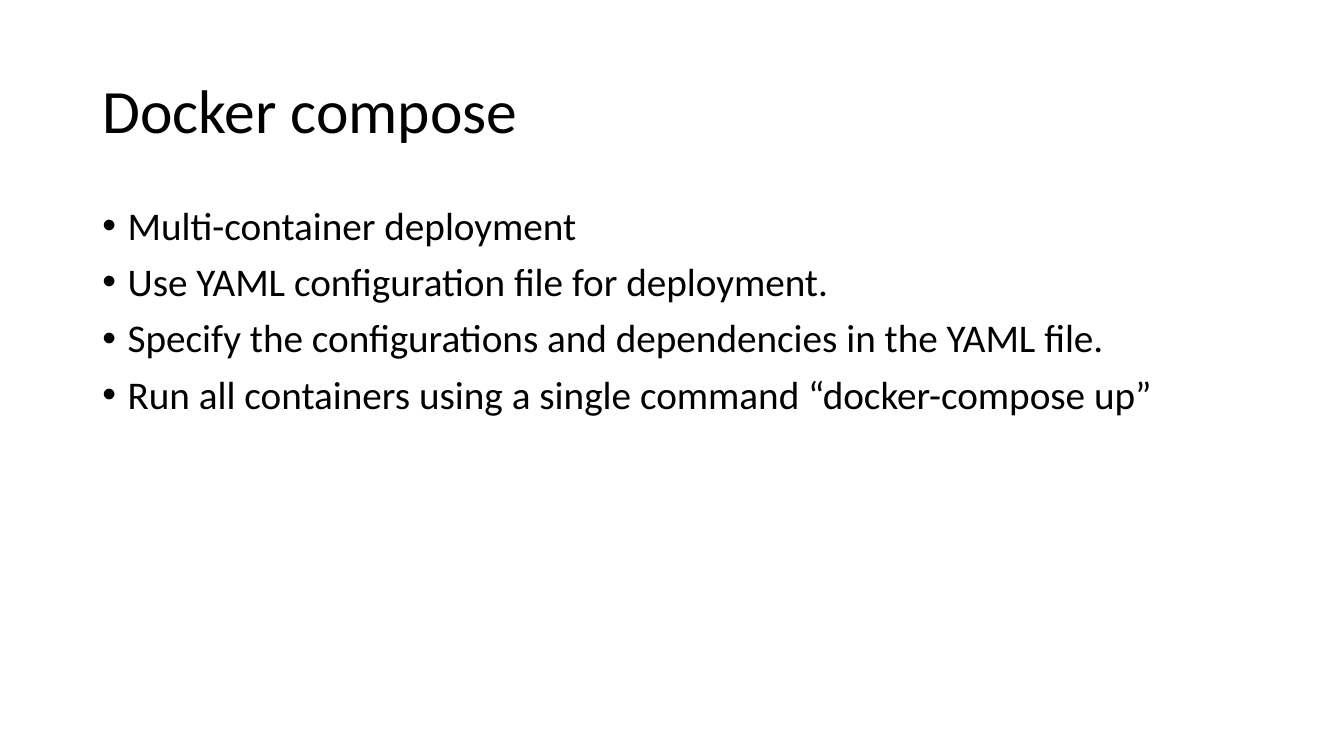
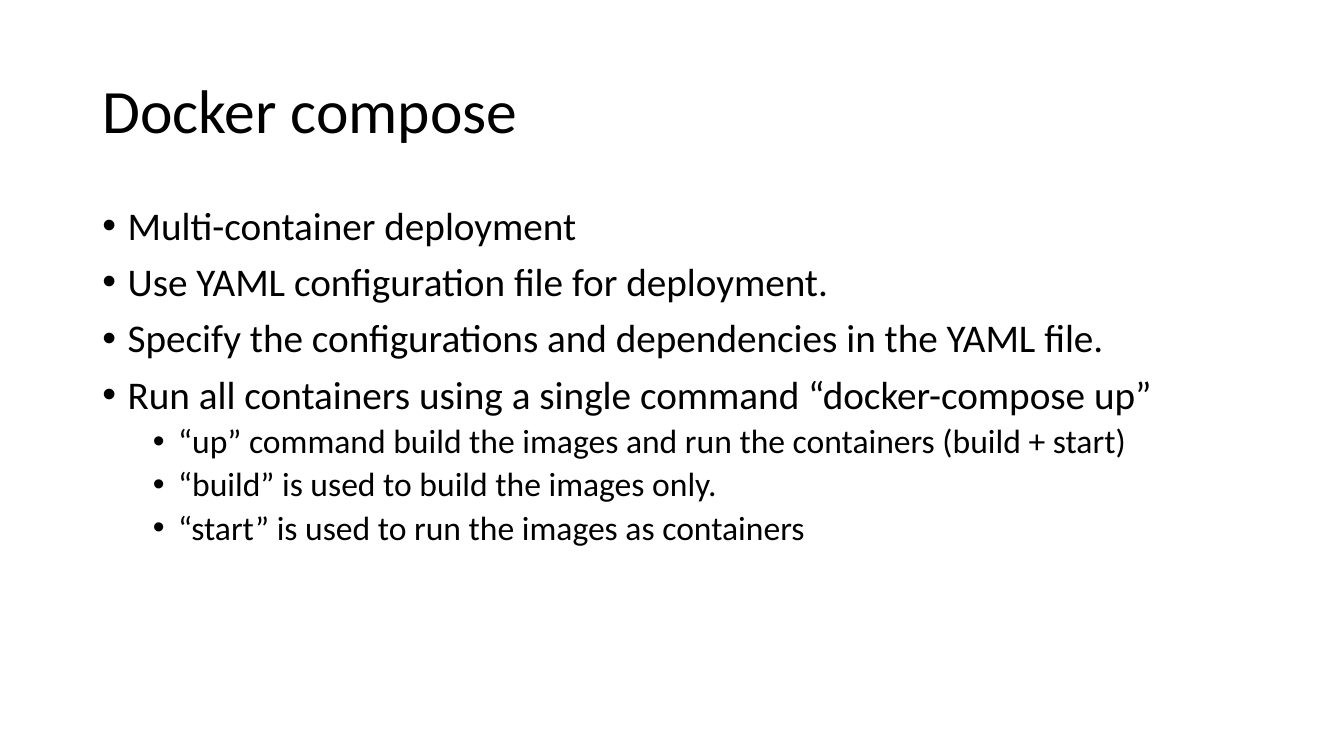
Before and after one commit to sonusathyadas/Microservices-Training-Materials, a slide deck: slide 15 of Docker.pptx. Drawn at 1344x756 pixels with LibreOffice and Linux fonts; fonts in the diff are those of the drawing. Boxes give left, top, right and bottom in pixels: in the first picture for what was removed or moved away, otherwise in the second. Text is boxed around its words. In the diff, an @@ line names an element or a change of style, - is before the commit and + after.

```diff
--- a/Docker.pptx
+++ b/Docker.pptx
@@ text at (x1=178, y1=428, x2=1126, y2=546): paragraphs added @@
+  • “up” command build the images and run the containers (build + start)
+  • “build” is used to build the images only.
+  • “start” is used to run the images as containers
```
Also in this commit, not shown: 2 other slides changed, 11 other files.
